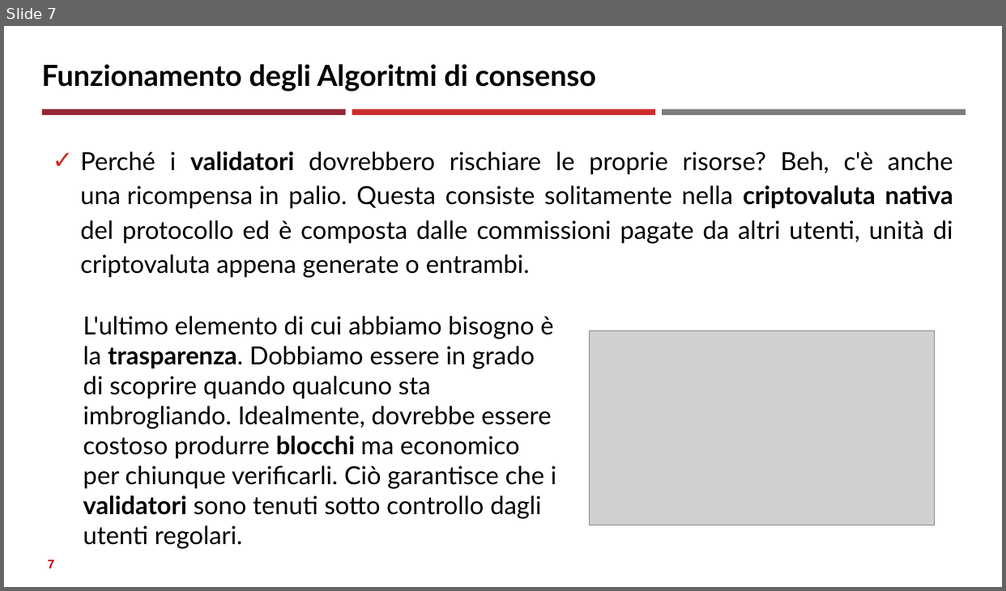
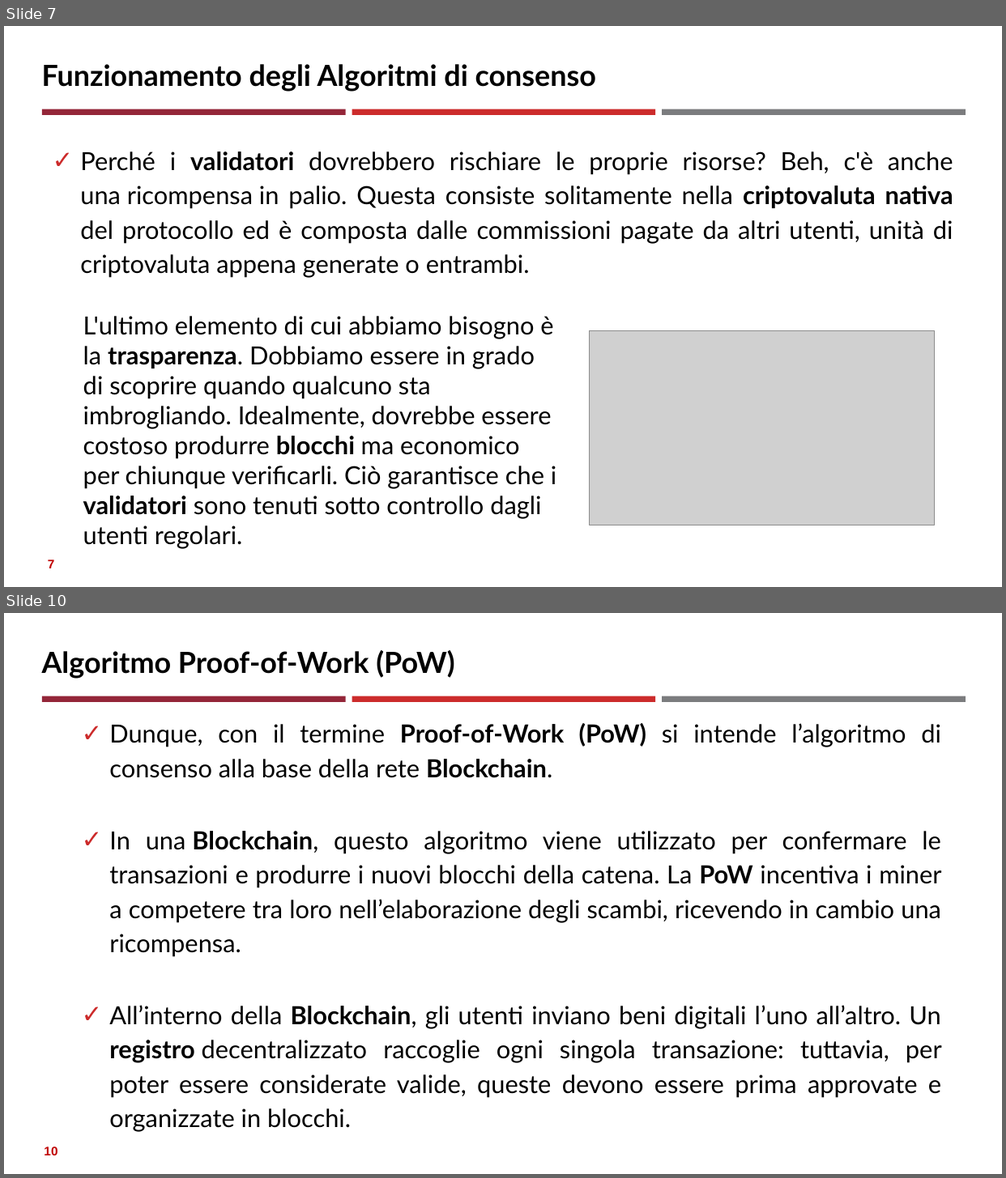
Before and after one commit to neural1977/data_science_interview_material, a slide deck: Assicurazioni/Algoritmi di consenso distribuito_ita.pptx. Shown one above the other, each under a label of ours: slide 7 before the commit, slides 7 and 10 after it; the slides between them are not shown. The pictures are 1006x591 and 1006x1178 pixels, drawn with LibreOffice and Linux fonts; fonts in the diff are those of the drawing; grey boxes stand for pictures. Boxes give left, top, right and bottom in pixels: in the first picture for what was removed or moved away, otherwise in the second. Text is boxed around its words. In the diff, an @@ line names an element or a change of style, - is before the commit and + after.

```diff
--- a/Assicurazioni/Algoritmi di consenso distribuito_ita.pptx
+++ b/Assicurazioni/Algoritmi di consenso distribuito_ita.pptx
@@ slide 10 added at (4,613,1002,1174), background #FFFFFF; not listed: 3 template elements that a slide beside it also shows @@
@@ title added at (42,650,454,679), 28 pt, text #000000, bold @@
+Algoritmo Proof-of-Work (PoW)
@@ text added at (109,723,942,1132), 24 pt, text #000000 @@
+✓ Dunque, con il termine Proof-of-Work (PoW) si intende l’algoritmo di consenso alla base della rete Blockchain.
+✓ In una Blockchain, questo algoritmo viene utilizzato per confermare le transazioni e produrre i nuovi blocchi della catena. La PoW incentiva i miner a competere tra loro nell’elaborazione degli scambi, ricevendo in cambio una ricompensa.
+✓ All’interno della Blockchain, gli utenti inviano beni digitali l’uno all’altro. Un registro decentralizzato raccoglie ogni singola transazione: tuttavia, per poter essere considerate valide, queste devono essere prima approvate e organizzate in blocchi.
@@ page number added at (44,1147,57,1156), 12 pt, text #C00000, bold @@
+10
```
Also in this commit, not shown: 2 slides changed, 4 other slides added, 2 other files.
